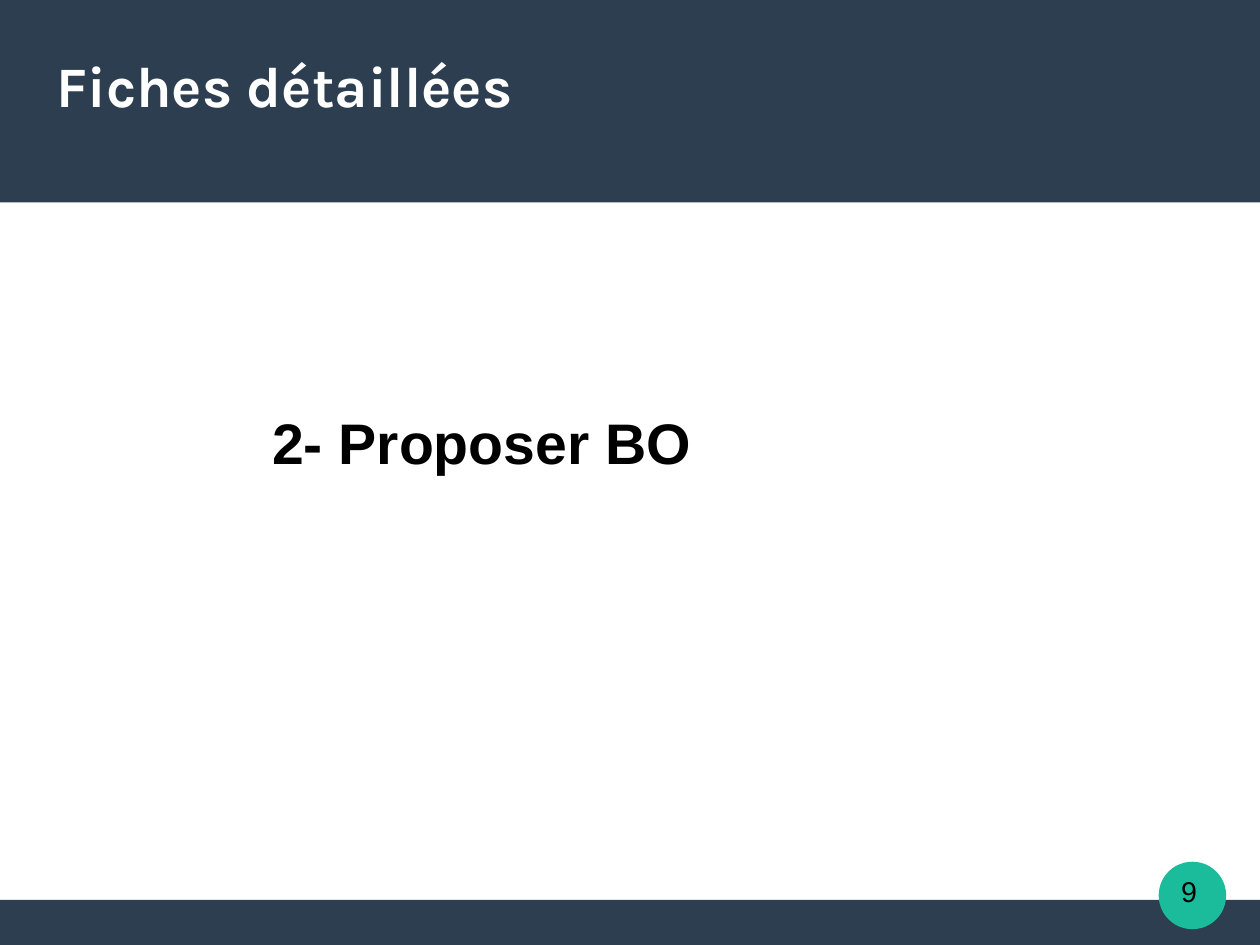
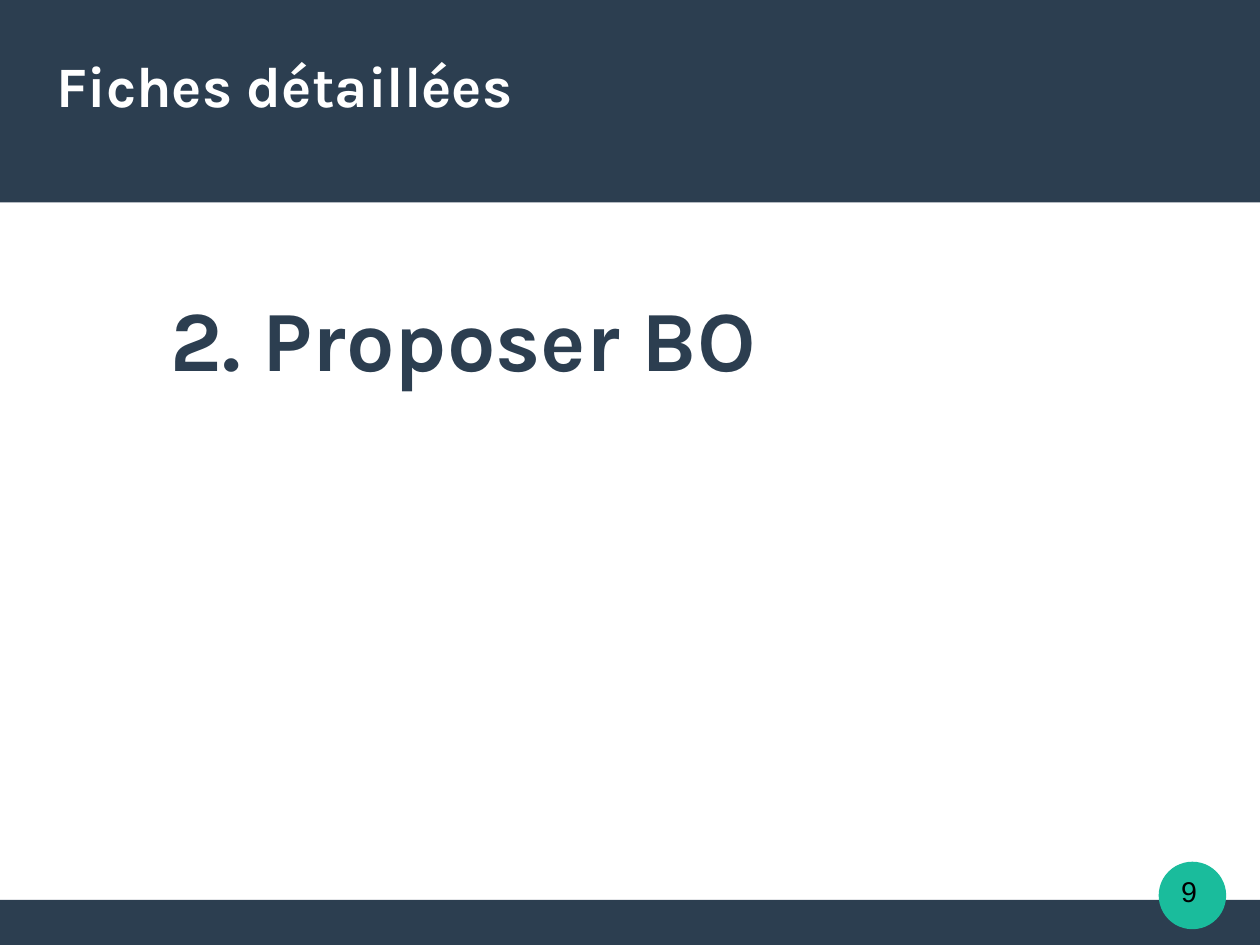
Before and after one commit to natmaurice/tme-il-smartbuilders, a slide deck: slide 9 of IL.odp. Drawn at 1260x945 pixels with LibreOffice and Linux fonts; fonts in the diff are those of the drawing. Boxes give left, top, right and bottom in pixels: in the first picture for what was removed or moved away, otherwise in the second. Text is boxed around its words. In the diff, an @@ line names an element or a change of style, - is before the commit and + after.

```diff
--- a/IL.odp
+++ b/IL.odp
@@ text at (x1=171, y1=314, x2=755, y2=392): text changed; size 36 to 54 pt; font Arial to Karla; text colour #000000 to #2C3E50 @@
-2- Proposer BO
+    2. Proposer BO
```
Also in this commit, not shown: 4 other slides changed.
